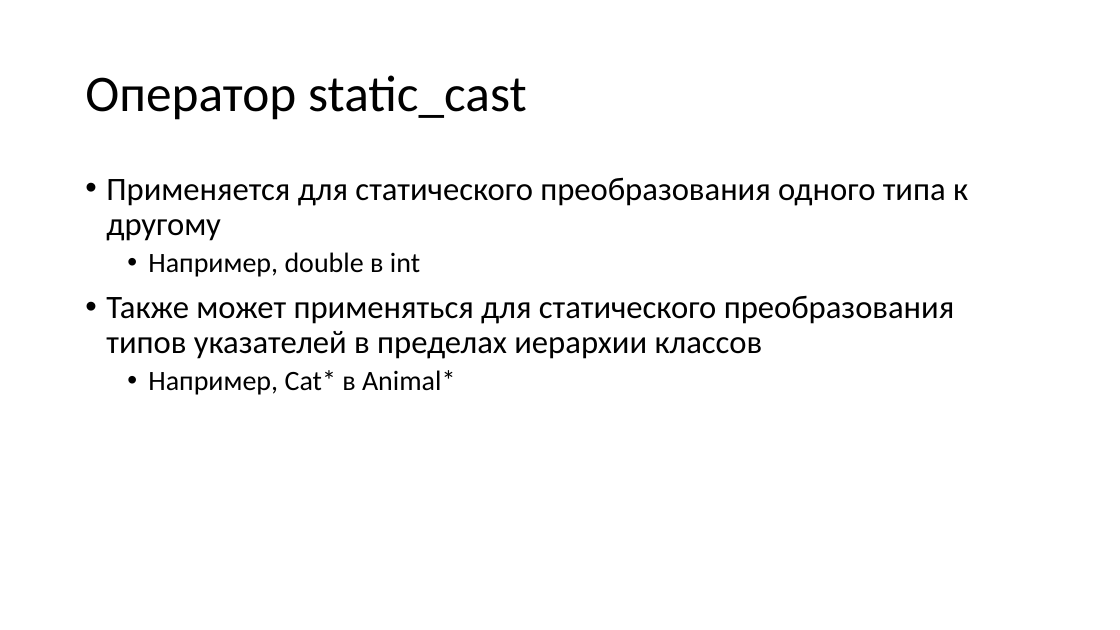
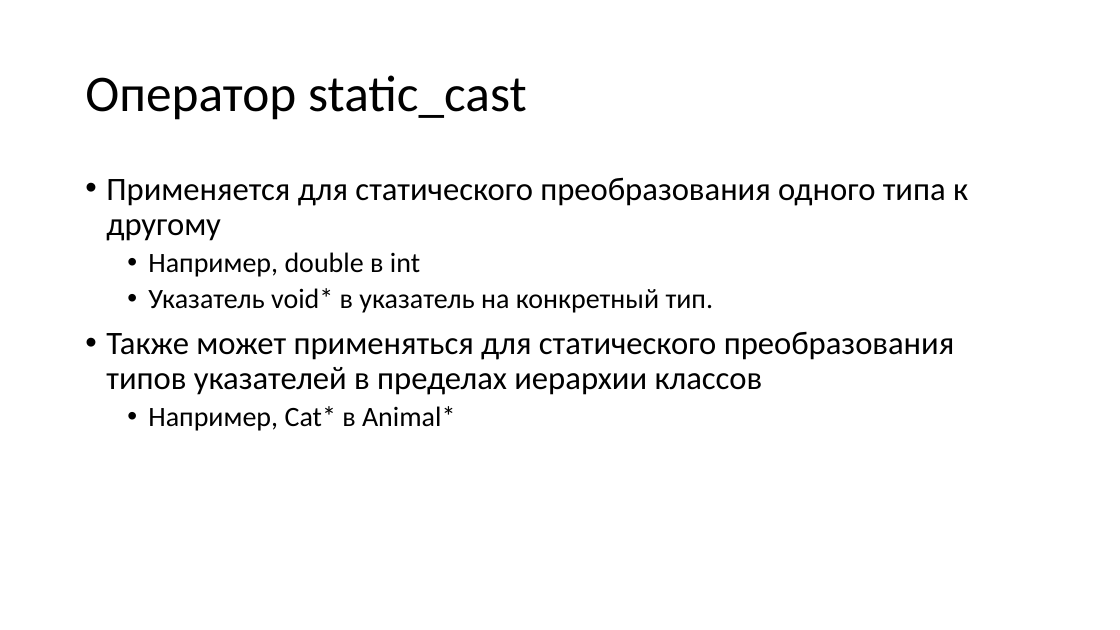
Before and after one commit to alexey-malov/oop, a slide deck: slide 60 of lectures/01/Синтаксис C++.pptx. Drawn at 1120x630 pixels with LibreOffice and Linux fonts; fonts in the diff are those of the drawing. Boxes give left, top, right and bottom in pixels: in the first picture for what was removed or moved away, otherwise in the second. Text is boxed around its words. In the diff, an @@ line names an element or a change of style, - is before the commit and + after.

```diff
--- a/lectures/01/Синтаксис C++.pptx
+++ b/lectures/01/Синтаксис C++.pptx
@@ text at (x1=148, y1=288, x2=714, y2=313): paragraph added @@
+  • Указатель void* в указатель на конкретный тип.
```
Also in this commit, not shown: 7 other slides changed, 1 slide added.
